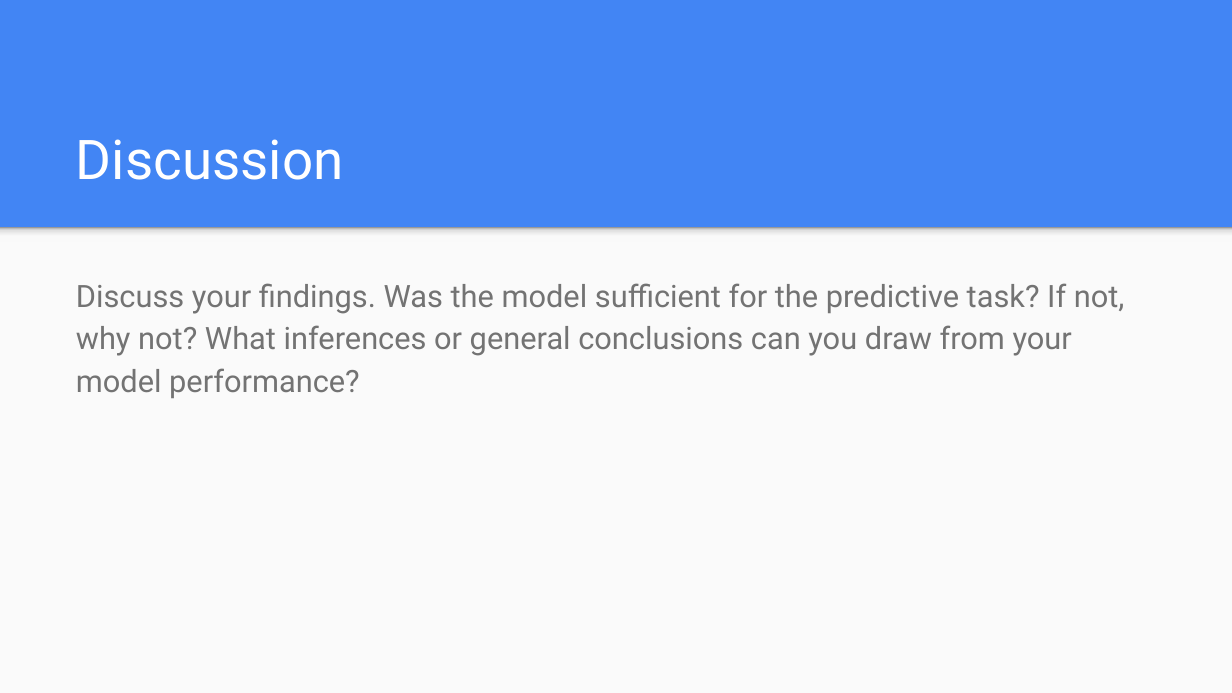
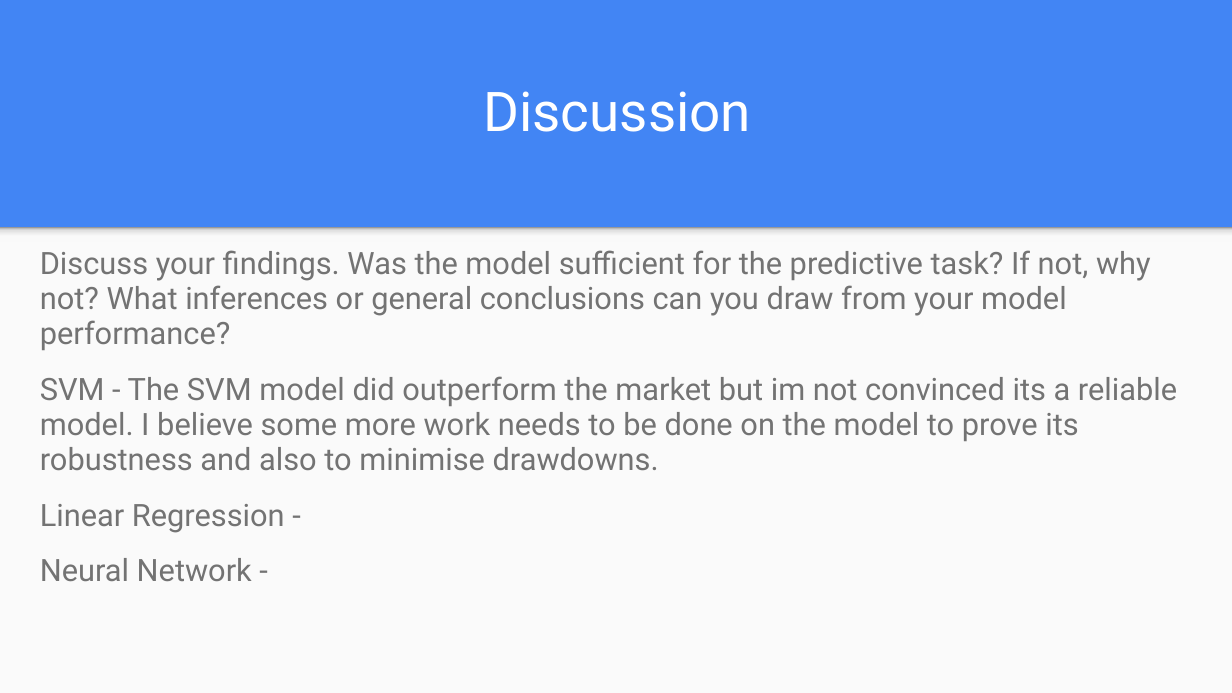
Before and after one commit to dukewoods/Project2_Trading_Algorithm, a slide deck: slide 14 of Resources/Project2.pptx (slide 12 before the commit). Drawn at 1232x693 pixels with LibreOffice and Linux fonts; fonts in the diff are those of the drawing. Boxes give left, top, right and bottom in pixels: in the first picture for what was removed or moved away, otherwise in the second. Text is boxed around its words. In the diff, an @@ line names an element or a change of style, - is before the commit and + after.

Commit message:
updated slides

```diff
--- a/Resources/Project2.pptx
+++ b/Resources/Project2.pptx
@@ title "Discussion": place and size @@
-title "Discussion" at bbox=[76, 139, 344, 180]
+title "Discussion" at bbox=[483, 91, 751, 132]
@@ title "Discussion" at bbox=[483, 91, 751, 132]: alignment left to centre @@
@@ text "Discuss your findings. Was the ...": place and size @@
-text "Discuss your findings. Was the ..." at bbox=[76, 283, 1125, 398]
+text "Discuss your findings. Was the ..." at bbox=[40, 250, 1177, 581]
@@ text at bbox=[40, 250, 1151, 350]: line spacing 1.15 to 0.95; less space between paragraphs @@
@@ text at bbox=[40, 376, 1177, 581]: paragraphs added @@
+SVM - The SVM model did outperform the market but im not convinced its a reliable model. I believe some more work needs to be done on the model to prove its robustness and also to minimise drawdowns.
+Linear Regression -
+Neural Network -
```
Also in this commit, not shown: 4 other slides changed, 7 slides added, 4 slides removed.
